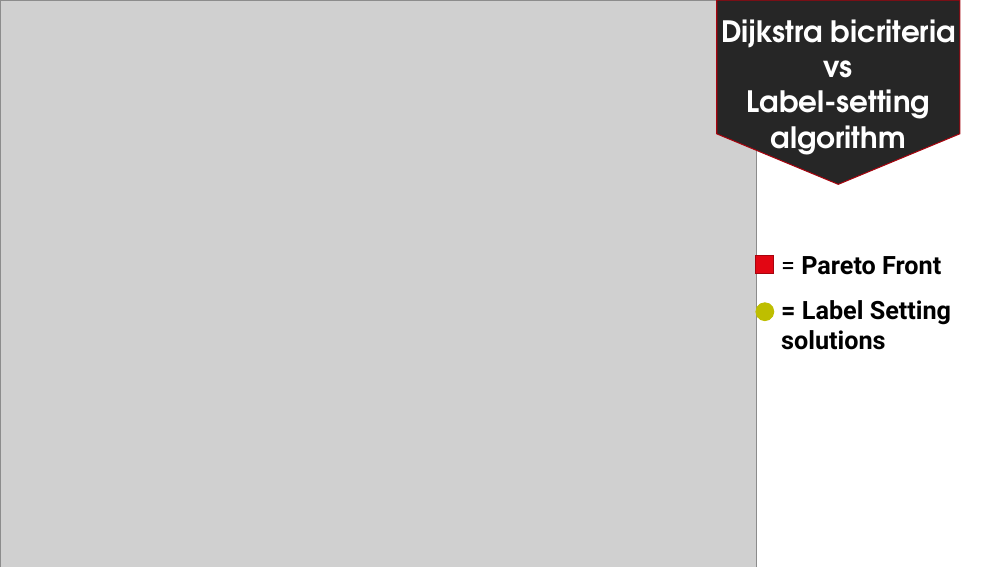
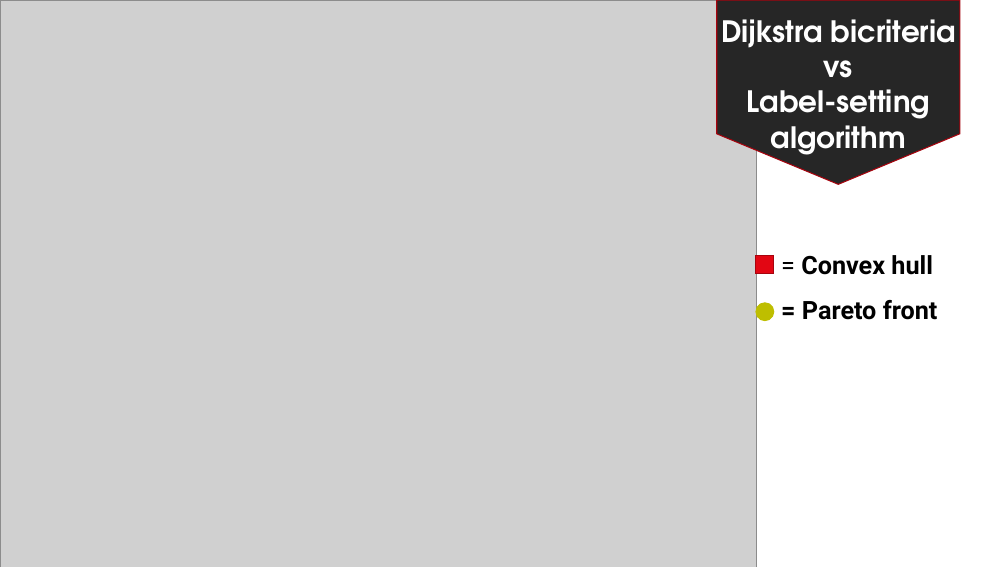
Before and after one commit to AndreaRoss96/MulticriteriaShortestPathsProblem, a slide deck: slide 20 of notes/Bicriteria Paths Problem.pptx. Drawn at 1008x567 pixels with LibreOffice and Linux fonts; fonts in the diff are those of the drawing; grey boxes stand for pictures. Boxes give left, top, right and bottom in pixels: in the first picture for what was removed or moved away, otherwise in the second. Text is boxed around its words. In the diff, an @@ line names an element or a change of style, - is before the commit and + after.

```diff
--- a/notes/Bicriteria Paths Problem.pptx
+++ b/notes/Bicriteria Paths Problem.pptx
@@ text added at [801,255,933,275], 24 pt, text #000000, bold @@
+= Convex hull
@@ text removed at [781,300,951,350] @@
-= Label Setting solutions
@@ text at [802,300,938,320]: text changed @@
-= Pareto Front
+= Pareto front
```
Also in this commit, not shown: 1 other slide changed, 8 other files.
